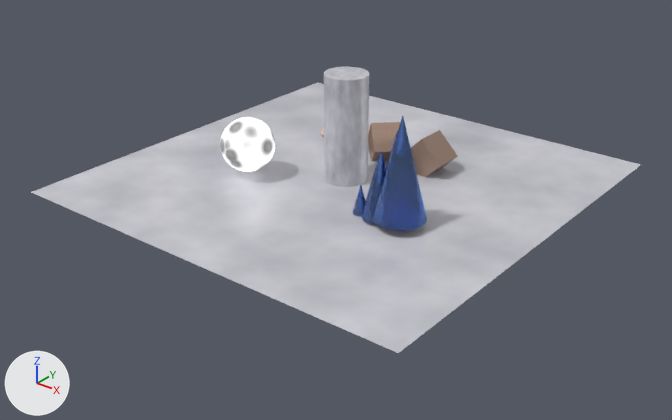
The Blender file scene_03_vj_loop.blend: old version first, new version second.
The view is the same before and after, from a 50 mm lens placed at (19.4, -24.8, 13.9), pointed at (0.5, -1.2, -0.7). Arrows for +X, +Y and +Z are at lower left; the lights stay in place.

The older version as bpy lines, for what is in view:
```python
ob_cone_002 = bpy.data.objects.new('Cone.002', me_cone_002)
ob_cone_002.location = (3.0, -2.0, 1.3)
ob_cone_002.rotation_euler = (0.0, 0.0, 1.0)  # degrees (0, 0, 57)
ob_cone_002.scale = (0.6, 0.6, 1.2)
ob_cylinder = bpy.data.objects.new('Cylinder', me_cylinder)
ob_cylinder.location = (0.0, 0.0, 2.0)
ob_cylinder.scale = (0.8, 0.8, 2.0)
ob_icosphere = bpy.data.objects.new('Icosphere', me_icosphere)
ob_icosphere.location = (-3.0, -2.0, 1.2)
# also in view: 'Cube.001' at (0.0, 2.5, 0.6); 'Plane' at (0.0, 0.0, 0.0); 'Cube.002' at (2.0, 2.5, 0.6); 'Cone.004' at (3.8, -2.0, 2.1)
```
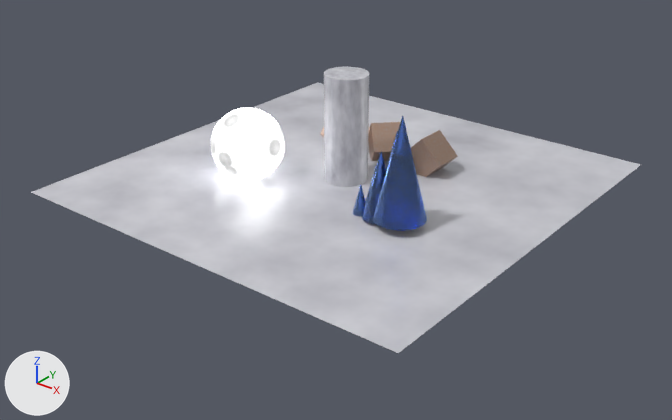
Changed parts and their boxes (x1, y1, x2, y2) in the pictures (672 x 420 px):
```json
{"object": "Icosphere", "change": "surface changed, rescaled", "before": [220, 117, 275, 172], "after": [211, 107, 285, 181], "on screen": "34% wider, 34% taller"}
```

Edits to the scene script, one JSON object a line:
```json
{"block": "mat_lava", "where": "n7 = _N.new('ShaderNodeBsdfPrincipled'); n7.name = 'Principled BSDF'"}
{"op": "set", "path": "n7.inputs[28].default_value", "old": "2.0", "new": "6.0", "note": "'Emission Strength'"}
{"op": "set", "path": "ob_icosphere.scale", "old": "(1.0, 1.0, 1.0)", "new": "(1.35, 1.35, 1.35)"}
```
